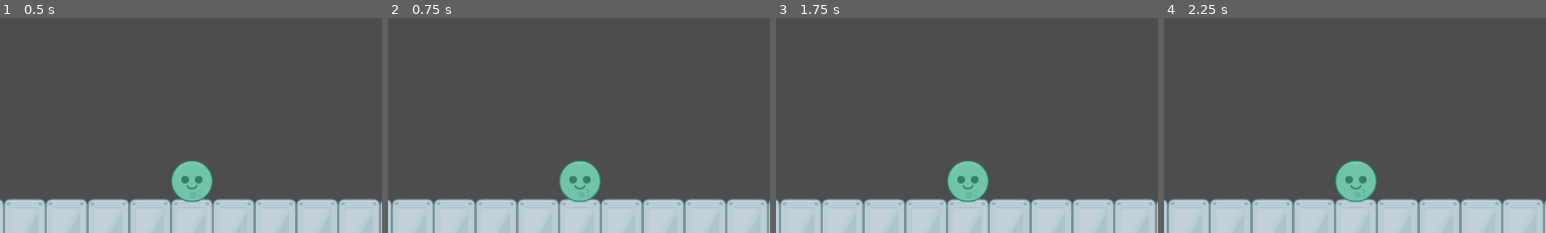
Above: before the commit, frames 1-4 (left to right).
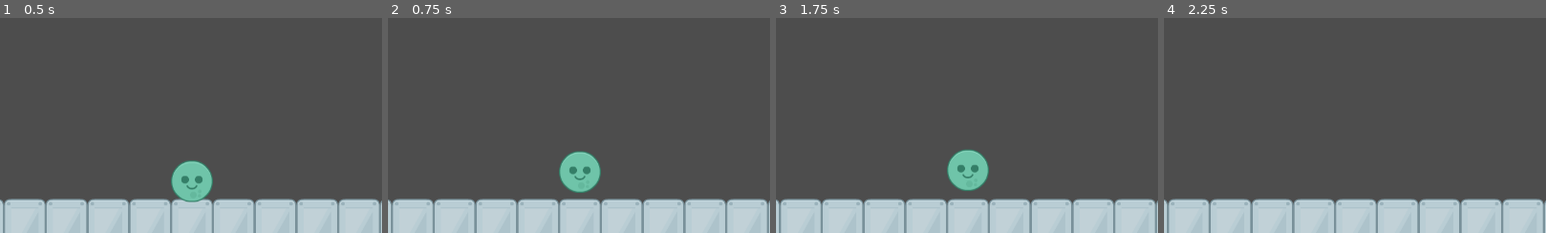
Above: after the commit, the same moments.

Repository: bsu-cs315/P1-Weaver
Game: Godot game, scene res://src/Level.tscn
Two runs of this game, one before a commit and one after it. Both use one fixed random seed, a clock stepped at 60 frames per second and the inputs below.
Inputs (mouse positions are % of the whole screen's width and height, from its top left):
- Up to frame 1 (0.5 s): no input
- Up to frame 2 (0.75 s): move the mouse to (72, 45) at 0.52 s; hold R (new_ball, bound only after the commit) from 0.53 s (still down)
- Up to frame 3 (1.75 s): tap Enter at 1.25 s; move the mouse to (30, 55) at 1.27 s; release R (new_ball, bound only after the commit) at 1.28 s; click (30, 55) at 1.35 s; tap R (new_ball, bound only after the commit) at 1.55 s
- Up to frame 4 (2.25 s): move the mouse to (60, 28) at 2.02 s; hold R (new_ball, bound only after the commit) from 2.03 s (still down)
The pictures show only the part of the screen within x 6-56%, y 50-100%; the shares and areas given below are measured in that part.

Frame 1 is identical in both runs. In frame 2, 1.4% of the frame differs, in the area x 44-56%, y 61-86%; in frame 3, 1.6%; in frame 4, 1.7%, in the area x 44-56%, y 66-86%.

Commit message:
Add 'next ball' control

Diff:
--- a/project/project.godot
+++ b/project/project.godot
@@ -32,3 +32,8 @@
 "events": [Object(InputEventMouseButton,"resource_local_to_scene":false,"resource_name":"","device":-1,"window_id":0,"a …(253 unchanged characters)…
 ]
 }
+new_ball={
+"deadzone": 0.5,
+"events": [Object(InputEventKey,"resource_local_to_scene":false,"resource_name":"","device":-1,"window_id":0,"alt_pressed":false,"shift_pressed":false,"ctrl_pressed":false,"meta_pressed":false,"pressed":false,"keycode":0,"physical_keycode":82,"key_label":0,"unicode":114,"echo":false,"script":null)
+]
+}
--- a/project/src/Circle.gd
+++ b/project/src/Circle.gd
@@ -12,7 +12,7 @@
 
 
 func _input(event):
-	print (disabler)
+
 	if disabler < 1:
 		if event.is_action_pressed("click") and not dragging:
 			dragging = true
@@ -44,7 +44,7 @@
 
 
 func _on_sleeping_state_changed():
-	print("hi")
+
 	if sleep_counter % 2 == 1:
 		emit_signal("circle_stop")
 	sleep_counter += 1
--- a/project/src/Level.gd
+++ b/project/src/Level.gd
@@ -17,7 +17,7 @@
 
 func on_state_changed():
 
-	$Timer.start(7)
+	$Timer.start(5)
 
 
 
@@ -25,3 +25,8 @@
 
 	remove_child($Circle)
 	inst(Vector2(400,600))
+
+func _input(event):
+	if event.is_action_pressed("new_ball"):
+		remove_child($Circle)
+		inst(Vector2(400,600))
--- a/project/src/Level.tscn
+++ b/project/src/Level.tscn
@@ -48,6 +48,6 @@
 position = Vector2(1069, 256)
 
 [node name="Timer" type="Timer" parent="."]
-wait_time = 0.5
+wait_time = 0.001
 
 [connection signal="timeout" from="Timer" to="." method="_on_timer_timeout"]
